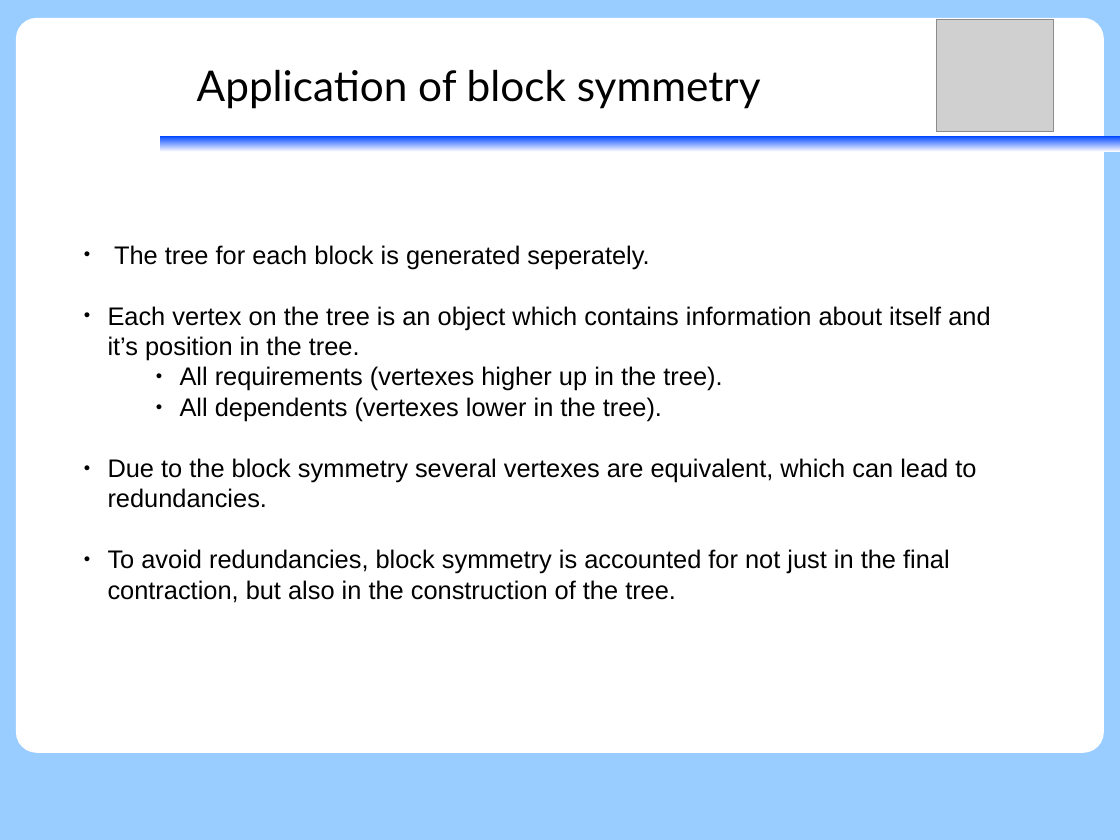
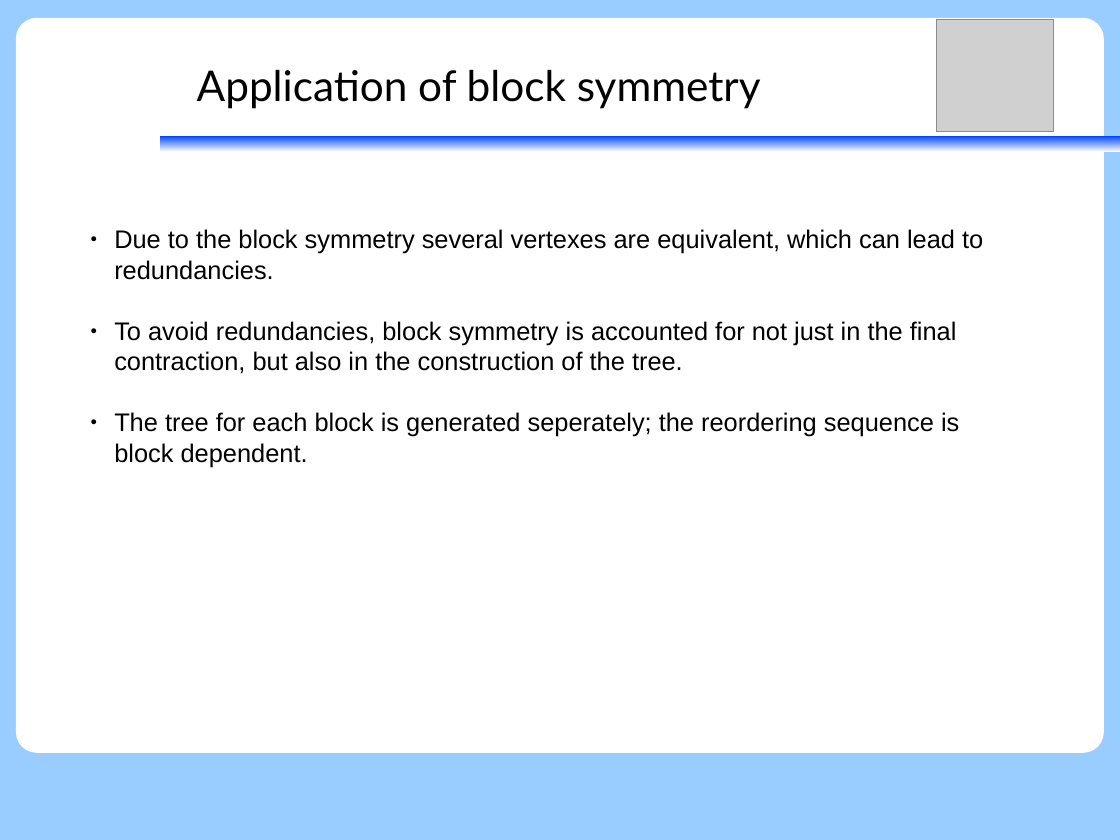
Before and after one commit to peterjohncherry/Presentations-etc, a slide deck: slide 37 of TGROUP_20180313/pjc_theory_group_presentation_part2_V2.odp (slide 33 before the commit). Drawn at 1120x840 pixels with LibreOffice and Linux fonts; fonts in the diff are those of the drawing; grey boxes stand for pictures. Boxes give left, top, right and bottom in pixels: in the first picture for what was removed or moved away, otherwise in the second. Text is boxed around its words. In the diff, an @@ line names an element or a change of style, - is before the commit and + after.

```diff
--- a/TGROUP_20180313/pjc_theory_group_presentation_part2_V2.odp
+++ b/TGROUP_20180313/pjc_theory_group_presentation_part2_V2.odp
@@ text "Due to the block symmetry ...": place and size @@
-text "Due to the block symmetry ..." at (108, 245, 990, 603)
+text "Due to the block symmetry ..." at (114, 229, 983, 467)
@@ text at (108, 245, 990, 421): paragraphs removed @@
-● The tree for each block is generated seperately.
-● Each vertex on the tree is an object which contains information about itself and it’s position in the tree.
-      ● All requirements (vertexes higher up in the tree).
-      ● All dependents (vertexes lower in the tree).
@@ text at (114, 412, 959, 467): paragraph added @@
+● The tree for each block is generated seperately; the reordering sequence is block dependent.
```
Also in this commit, not shown: 7 other slides changed, 10 slides added, 7 slides removed, 1 other file.
